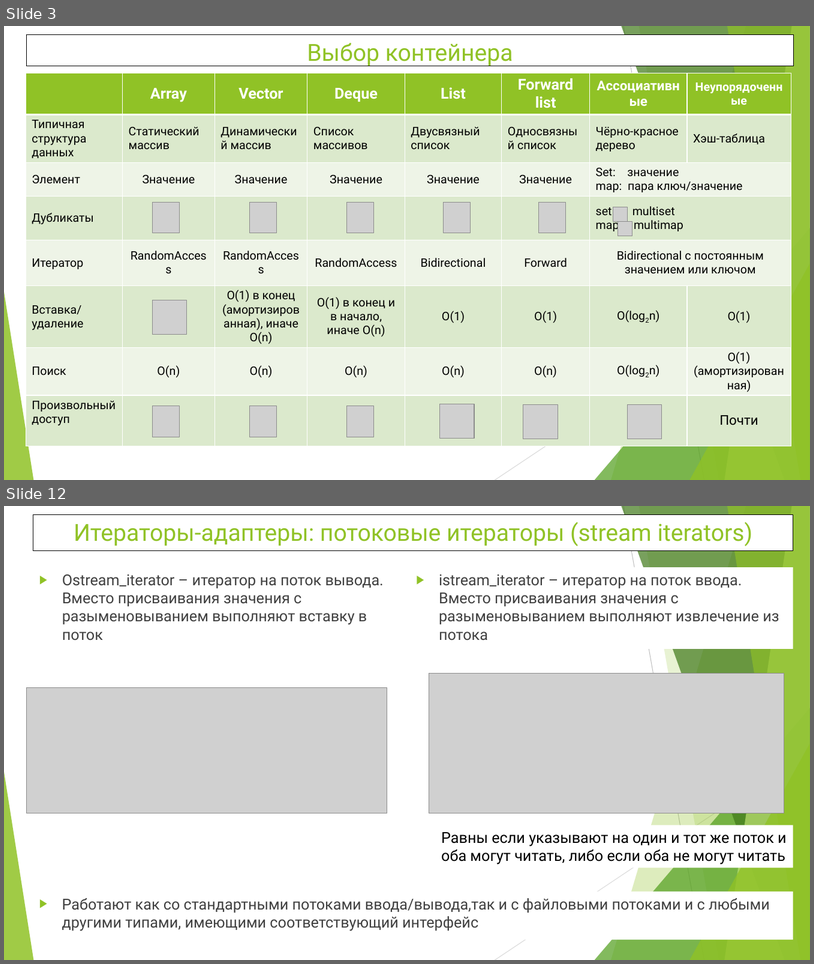
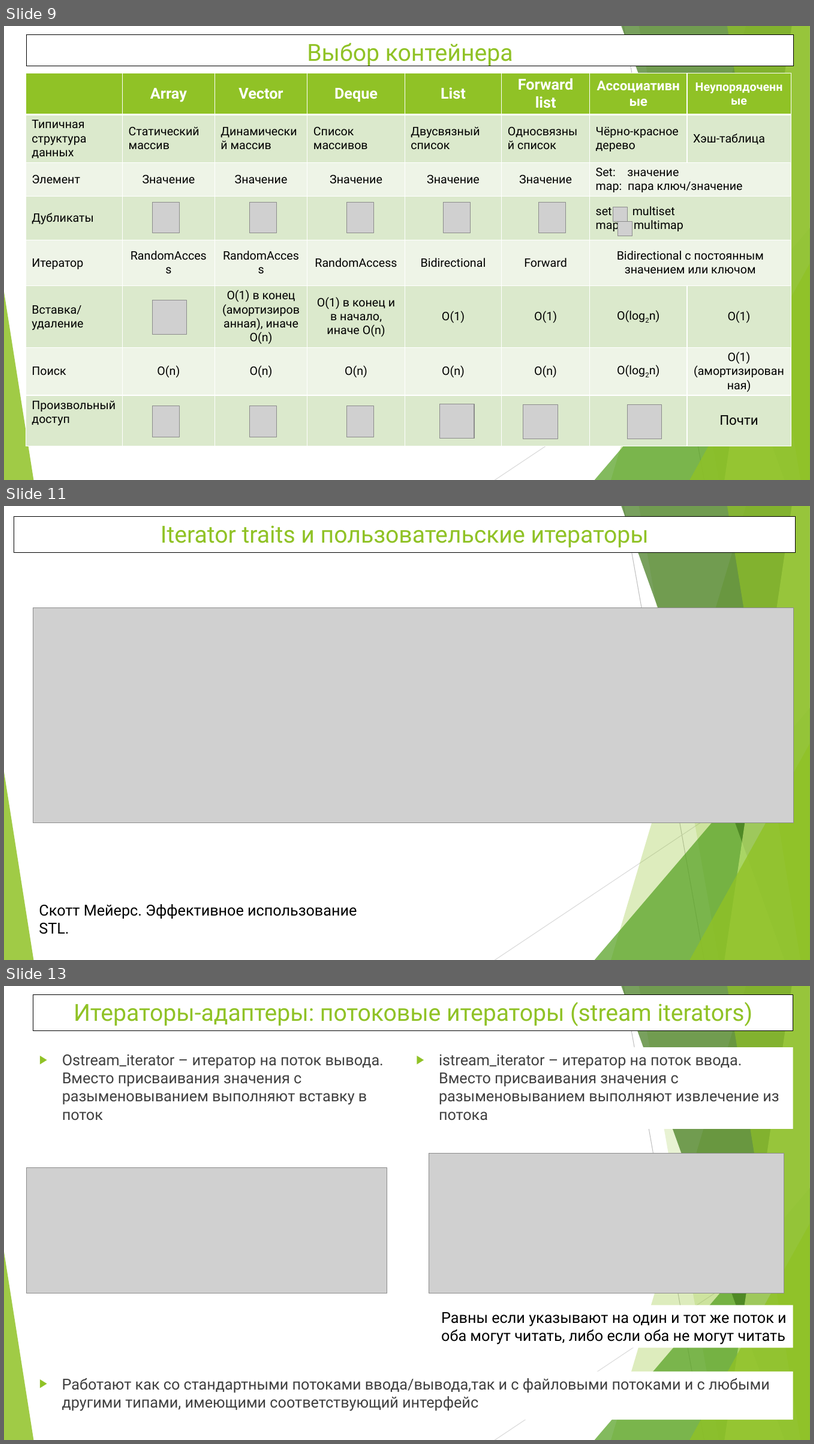
Before and after one commit to WhiteCatStudies/lectures, a slide deck: pt2/lectures/lecture5/lecture5.pptx. Shown one above the other, each under a label of ours: slides 3 and 12 before the commit, slides 9, 11 and 13 after it; the slides between them are not shown. The pictures are 814x964 and 814x1444 pixels, drawn with LibreOffice and Linux fonts; fonts in the diff are those of the drawing; grey boxes stand for pictures; background and template pictures are left out. Boxes give left, top, right and bottom in pixels: in the first picture for what was removed or moved away, otherwise in the second. Text is boxed around its words. In the diff, an @@ line names an element or a change of style, - is before the commit and + after.

Commit message:
pt2 lecture5: iterators. Examples renamed and referenced in presentation. Minor fixes

```diff
--- a/pt2/lectures/lecture5/lecture5.pptx
+++ b/pt2/lectures/lecture5/lecture5.pptx
@@ slide 11 added at (x1=4, y1=506, x2=810, y2=960), background #FFFFFF; not listed: 10 template elements that a slide beside it also shows @@
@@ rectangle added at (x1=14, y1=516, x2=796, y2=553), fill #FFFFFF, outline #000000 0.75 pt, 28 pt, text #90C226 @@
+Iterator traits и пользовательские итераторы
@@ picture added at (x1=33, y1=607, x2=794, y2=823) @@
@@ text added at (x1=39, y1=904, x2=357, y2=934), 18 pt, text #000000 @@
+Скотт Мейерс. Эффективное использование STL.
@@ what was slide 3 is now slide 9 @@
@@ what was slide 12 is now slide 13 @@
```
Also in this commit, not shown: 4 slides changed, 9 other files.
